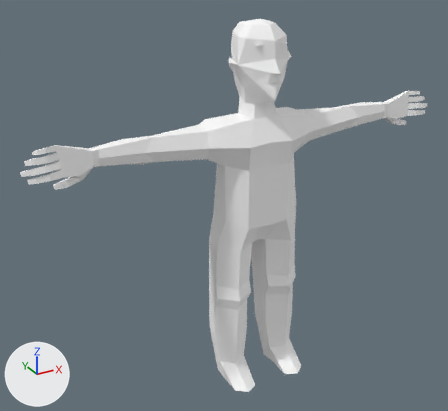
One commit to the FBX model Assets/Mesh/Intro/model_MaleHuman(2CUR).fbx: the scene before it, then after it.
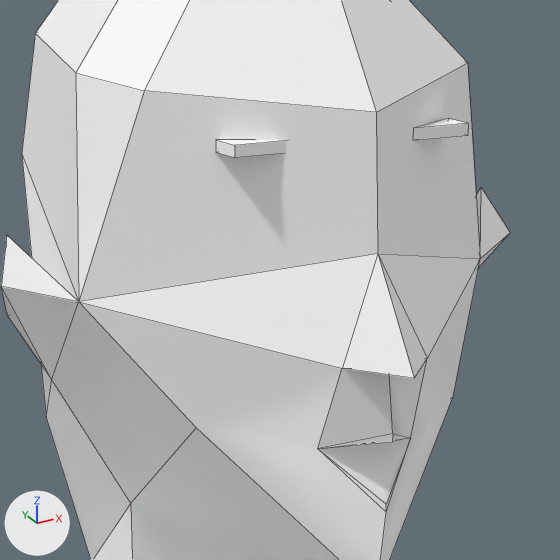
Each version appears first whole from a 50 mm lens placed at (-6.24, -9.38, 8.18), pointed at (-0.93, 0.27, 3.36), and next in a close-up on the part from 51% to 67% of the width and 7% to 24% of the height. Lighting does not change. The marker at lower left points along +X, +Y and +Z. The close-ups show mesh edges as thin lines. Vertices at the same position are counted once.

Objects in the first close-up: 'MaleHuman'.
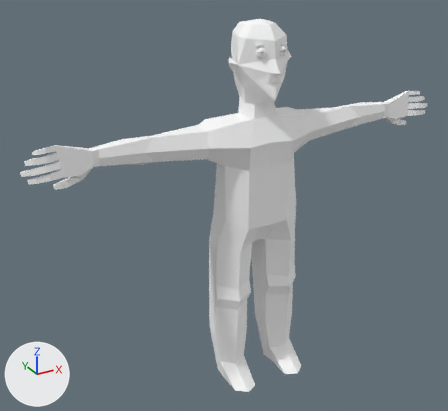
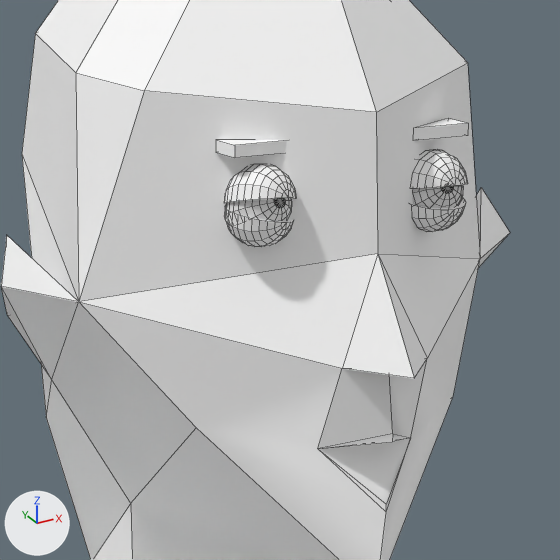
Where the change shows, as pixel boxes (x1, y1, x2, y2) in the close-ups (560 x 560 px):
part 1 of me_malehuman, added
    after: (413, 185, 463, 208)
part 2 of me_malehuman, added
    after: (226, 198, 292, 221)
part 3 of me_malehuman, added
    after: (411, 197, 466, 232)
part 4 of me_malehuman, added
    after: (224, 207, 294, 247)
part 5 of me_malehuman, added
    after: (411, 150, 468, 189)
part 6 of me_malehuman, added
    after: (224, 164, 296, 204)

What changed in the scene script:
```text
Add mat_material_001:
    mat_material_001 = principled_material('Material.001')
    mat_material_001.base_color = (0.8, 0.8, 0.8)  # white #e7e7e7
    mat_material_001.roughness = 0.69
Add mat_black:
    mat_black = principled_material('Black')
    mat_black.base_color = (0.0, 0.0, 0.0)  # black #000000
    mat_black.roughness = 0.69
Change me_malehuman:
    used by ob_malehuman; location = (-0.388, -0.083, 3.239)
    remove me_malehuman.from_pydata(...)  # 415 vertices, 398 faces; spans x -4.29..4.29, y -0.76..0.76, z -3.6..3.6
    add me_malehuman.from_pydata(...)  # 1159 vertices, 1084 faces; spans x -4.29..4.29, y -0.76..0.76, z -3.6..3.6
    me_malehuman part 1: a new loose piece of 155 vertices spanning x 0.16..0.3, y -0.36..-0.22, z 3.03..3.15
    me_malehuman part 2: a new loose piece of 155 vertices spanning x -0.27..-0.13, y -0.36..-0.22, z 3.03..3.15
    me_malehuman part 3: a new loose piece of 107 vertices spanning x 0.16..0.31, y -0.37..-0.21, z 3.01..3.09, in mat_material (white #ffffff)
    me_malehuman part 4: a new loose piece of 107 vertices spanning x -0.27..-0.12, y -0.37..-0.2, z 3.01..3.09, in mat_material (white #ffffff)
    me_malehuman part 5: a new loose piece of 106 vertices spanning x 0.16..0.32, y -0.37..-0.21, z 3.09..3.18, in mat_material (white #ffffff)
    me_malehuman part 6: a new loose piece of 106 vertices spanning x -0.27..-0.12, y -0.37..-0.2, z 3.09..3.18, in mat_material (white #ffffff)
    add me_malehuman.materials.append(mat_material_001)  # white #e7e7e7
    add me_malehuman.materials.append(mat_black)  # black #000000
```
